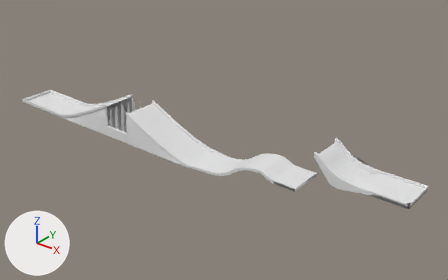
Before and after pictures for a commit that changed the OBJ model data/PistaQuatro.obj.
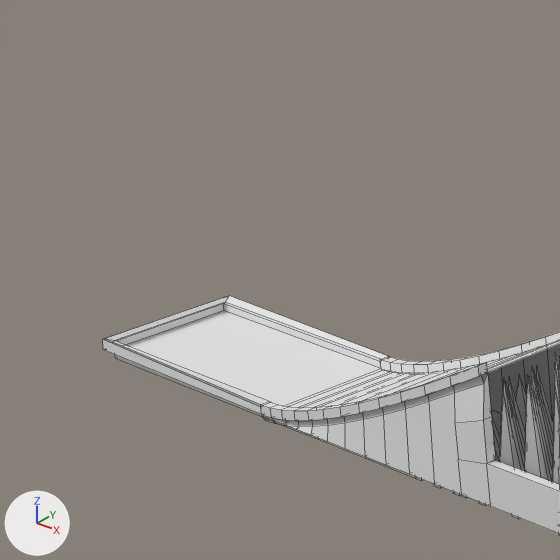
The first picture shows the older version from a camera (50 mm lens) standing at (25.5, -19.6, 13.1) and looking at (9.7, 0.2, 0.8). The close-ups show the older and then the newer version on the part from 0% to 27% of the width and 9% to 53% of the height of that picture. Only the edits that show in the close-ups are written down. The axes (+X, +Y, +Z) are drawn at lower left. The lights are the same throughout. The close-ups show mesh edges as thin lines. Where no turn or scale is listed for an object, it has been applied to the vertices. Vertices at exactly the same position are counted once.

Names of what the first close-up shows: 'Espinhos', 'PistaQuatro', 'PistaQuatroBordas'.
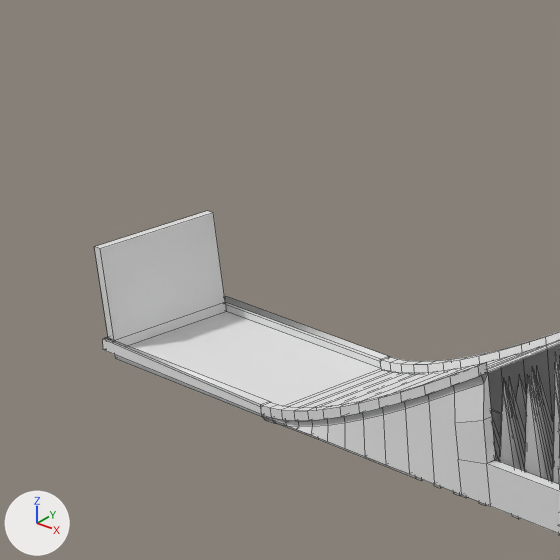
Pixel boxes [x1, y1, x2, y2] of what changed, in the close-ups (560 x 560 px):
'Alvo', added: after [95, 211, 225, 341]
part 1 of me_pistaquatrobordas, built on: before [105, 296, 229, 341]; after [106, 296, 226, 346]

Patch to the scene script:
```diff
--- a/data/PistaQuatro.obj.py
+++ b/data/PistaQuatro.obj.py
@@ me_pistaquatrobordas @@
 # used by ob_pistaquatrobordas; location = (0.0, 0.0, 0.0)
 # verts and faces of me_pistaquatrobordas; kept vertices keep their numbers, new ones are numbered from 1075
 # before: 10 (-3.0, 0.0, 0.1) at pixel (225, 302), 11 (-3.0, -1.6, 0.1) at pixel (114, 340), 547 (-3.0, 0.1, 0.2) at pixel (229, 295), 548 (-3.0, -1.7, 0.2) at pixel (104, 338)
-me_pistaquatrobordas.from_pydata(...)  # 1075 vertices, 1066 faces; spans x -3.1..19.2, y -1.8..0.1, z 0.0..2.7
+me_pistaquatrobordas.from_pydata(...)  # 1079 vertices, 1070 faces; spans x -3.1..19.2, y -1.8..0.1, z 0.0..2.7
+# me_pistaquatrobordas part 1
+delete_faces([(10, 547, 548, 11)])
+verts[1075] = (-3.0, 0.0, 0.0)  # pixel (226, 311)
+verts[1076] = (-3.0, -1.6, 0.0)
+verts[1077] = (-3.1, 0.0, 0.0)
+verts[1078] = (-3.1, -1.6, 0.0)
+faces += [(10, 11, 1076, 1075), (547, 1077, 1078, 548), (1075, 1076, 1078, 1077), (10, 1075, 1077, 547), (11, 548, 1078, 1076)]
@@ me_alvo @@
+me_alvo.from_pydata(...)  # a box spanning x -3.08..-2.96, y -1.63..0.0, z 0.12..1.3
@@ ob_alvo @@
+ob_alvo = bpy.data.objects.new('Alvo', me_alvo)
+ob_alvo.location = (0.0, 0.0, 0.0)
```
